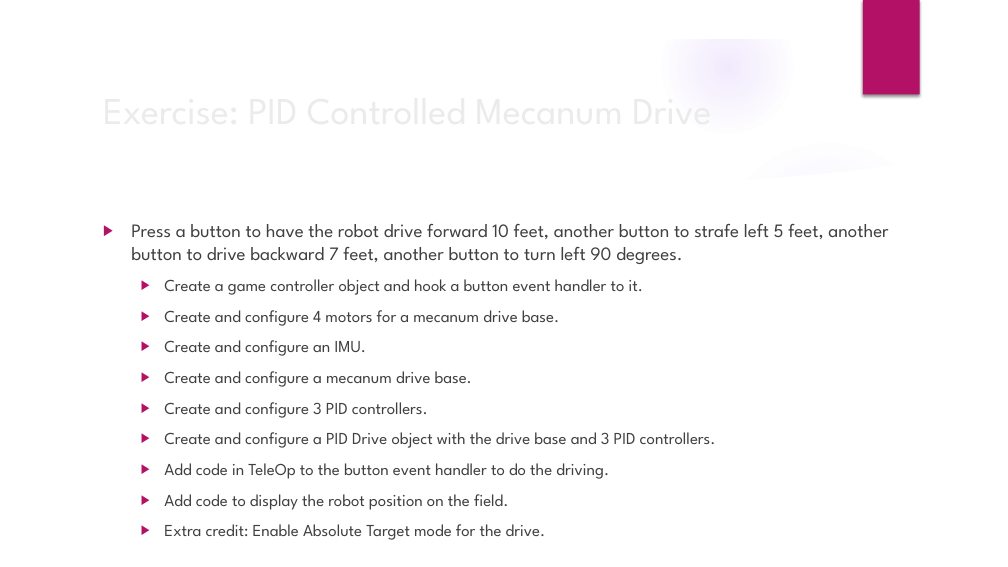
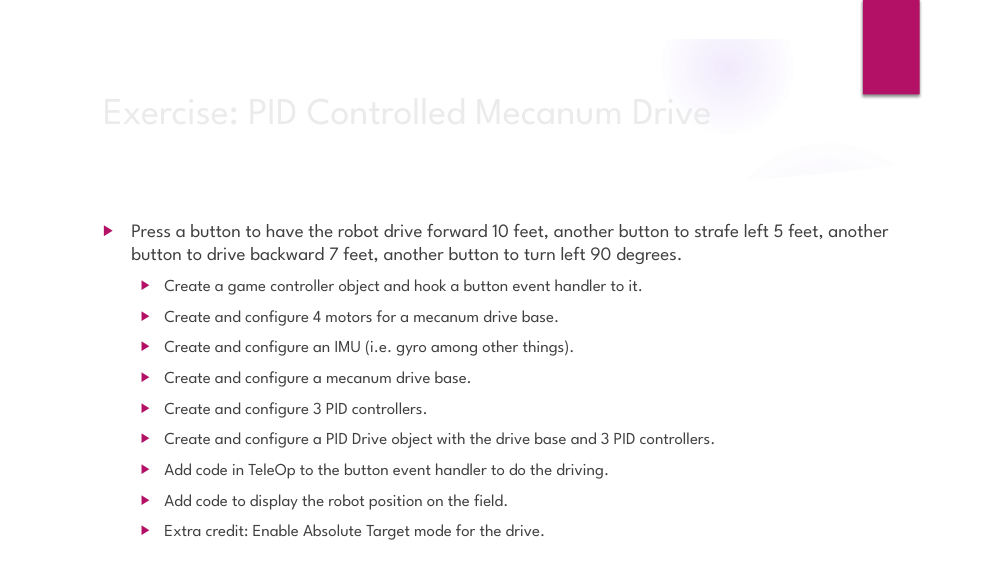
Before and after one commit to trc492/FrcProgrammingClass, a slide deck: slide 16 of Lesson5/AdvancedRoboticsLesson5.pptx. Drawn at 1008x567 pixels with LibreOffice and Linux fonts; fonts in the diff are those of the drawing; background and template pictures are left out. Boxes give left, top, right and bottom in pixels: in the first picture for what was removed or moved away, otherwise in the second. Text is boxed around its words. In the diff, an @@ line names an element or a change of style, - is before the commit and + after.

Commit message:
Minor update.

```diff
--- a/Lesson5/AdvancedRoboticsLesson5.pptx
+++ b/Lesson5/AdvancedRoboticsLesson5.pptx
@@ text at [164, 340, 575, 356]: text changed @@
-  ▶ Create and configure an IMU.
+  ▶ Create and configure an IMU (i.e. gyro among other things).
```
